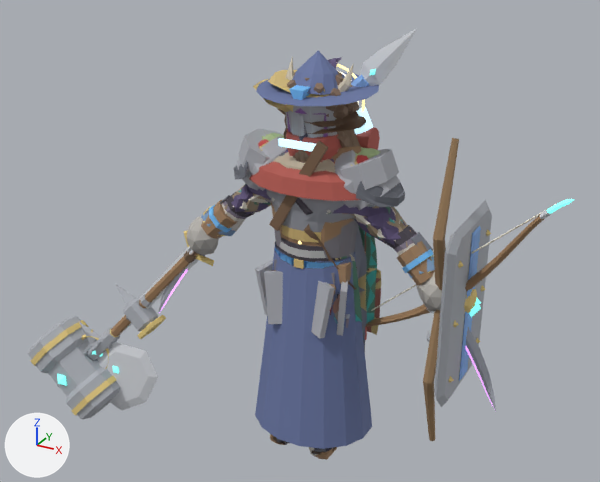
An edit to the Blender file art/creator/humanoid_slim/humanoid_slim_masculine.blend, drawn before and after from the same camera.
The view is the same before and after, from a 50 mm lens placed at (1.7, -3.23, 2.72), pointed at (-0.16, 0.14, 1.03). The axes (+X, +Y, +Z) are drawn at lower left. The lights are the same throughout. The older version comes first.

Script lines for the objects in view, before the commit:
```python
me_part_head_wide_hat = bpy.data.meshes.new('part.head.wide_hat')
me_part_head_wide_hat.from_pydata(...)  # 57 vertices, 43 faces; spans x -0.265..0.276, y -0.252..0.276, z 1.838..2.019
me_part_head_wide_hat.materials.append(mat_cloth)
me_part_shoulders_slabs = bpy.data.meshes.new('part.shoulders.slabs')
me_part_shoulders_slabs.from_pydata(...)  # 64 vertices, 40 faces; spans x -0.396..0.396, y -0.125..0.145, z 1.334..1.605
me_part_shoulders_slabs.materials.append(mat_metal)
me_part_weapon_maul = bpy.data.meshes.new('part.weapon.maul')
me_part_weapon_maul.from_pydata(...)  # 200 vertices, 166 faces; spans x -1.837..-0.447, y -0.304..0.088, z -0.298..1.191
# faces by material slot: [24, 126, 16]
me_part_weapon_maul.materials.append(mat_cloth)
me_part_weapon_maul.materials.append(mat_metal)
me_part_weapon_maul.materials.append(mat_emissive)
ob_part_head_wide_hat = bpy.data.objects.new('part.head.wide_hat', me_part_head_wide_hat)
ob_part_head_wide_hat.location = (0.0, 0.0, 0.0)
ob_part_shoulders_slabs = bpy.data.objects.new('part.shoulders.slabs', me_part_shoulders_slabs)
ob_part_shoulders_slabs.location = (0.0, 0.0, 0.0)
ob_part_weapon_maul = bpy.data.objects.new('part.weapon.maul', me_part_weapon_maul)
ob_part_weapon_maul.location = (0.0, 0.0, 0.0)
# also in view: 'part.offhand.shadow_blade' at (0.78, 0.0, 0.75); 'part.offhand.tower_shield' at (0.73, 0.02, 0.96); 'part.torso.shadow_jerkin' at (0.0, -0.01, 1.31); 'part.arms.bracers' at (0.0, 0.0, 1.13); 'part.shoulders.ranger_cloak' at (0.09, 0.04, 1.16)
```
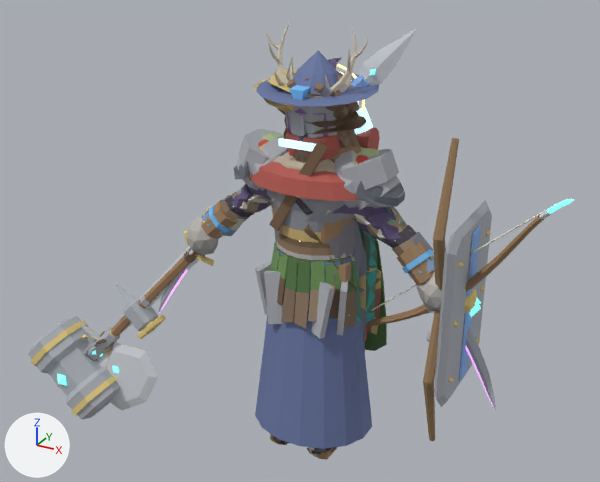
What differs and where, as boxes [x1, y1, x2, y2] in the pictures (600 x 482 px):
'part.waist.bark_kilt', added: after [264, 232, 360, 329]
    faces in mat_cloth: [264, 232, 360, 329]
    faces in mat_accent: [275, 239, 347, 260]
'part.head.cairn_antlers', added: after [266, 23, 368, 96]
'part.back.moss_cloak', added (green): after [365, 238, 387, 351]
'part.arms.bark_bracers', added: after [220, 196, 419, 256]
'part.weapon.warden_staff', added: after [94, 253, 198, 353]
    faces in mat_cloth: [94, 253, 198, 353]

Edits to the bpy script that builds the scene:
```text
Add me_part_weapon_warden_staff:
    me_part_weapon_warden_staff.from_pydata(...)  # 330 vertices, 326 faces; spans x -1.416..-0.203, y -0.138..0.095, z 0.13..1.455
    # faces by material slot: [310, 16]
    me_part_weapon_warden_staff.materials.append(mat_cloth)
    me_part_weapon_warden_staff.materials.append(mat_emissive)
Add me_part_waist_bark_kilt:
    me_part_waist_bark_kilt.from_pydata(...)  # 480 vertices, 416 faces; spans x -0.25..0.246, y -0.209..0.151, z 0.716..1.178
    # faces by material slot: [360, 56]
    me_part_waist_bark_kilt.materials.append(mat_cloth)
    me_part_waist_bark_kilt.materials.append(mat_accent)
Add me_part_head_cairn_antlers:
    me_part_head_cairn_antlers.from_pydata(...)  # 356 vertices, 376 faces; spans x -0.249..0.249, y -0.145..0.04, z 1.786..2.127
    # faces by material slot: [296, 80]
    me_part_head_cairn_antlers.materials.append(mat_cloth)
    me_part_head_cairn_antlers.materials.append(mat_emissive)
Add me_part_back_moss_cloak:
    me_part_back_moss_cloak.from_pydata(...)  # 296 vertices, 292 faces; spans x -0.328..0.324, y 0.112..0.217, z 0.476..1.553
    me_part_back_moss_cloak.materials.append(mat_cloth)
Add me_part_arms_bark_bracers:
    me_part_arms_bark_bracers.from_pydata(...)  # 480 vertices, 452 faces; spans x -0.616..0.617, y -0.049..0.113, z 1.047..1.278
    me_part_arms_bark_bracers.materials.append(mat_cloth)
Add ob_part_weapon_warden_staff:
    ob_part_weapon_warden_staff = bpy.data.objects.new('part.weapon.warden_staff', me_part_weapon_warden_staff)
    ob_part_weapon_warden_staff.location = (0.0, 0.0, 0.0)
Add ob_part_waist_bark_kilt:
    ob_part_waist_bark_kilt = bpy.data.objects.new('part.waist.bark_kilt', me_part_waist_bark_kilt)
    ob_part_waist_bark_kilt.location = (0.0, 0.0, 0.0)
Add ob_part_head_cairn_antlers:
    ob_part_head_cairn_antlers = bpy.data.objects.new('part.head.cairn_antlers', me_part_head_cairn_antlers)
    ob_part_head_cairn_antlers.location = (0.0, 0.0, 0.0)
Add ob_part_back_moss_cloak:
    ob_part_back_moss_cloak = bpy.data.objects.new('part.back.moss_cloak', me_part_back_moss_cloak)
    ob_part_back_moss_cloak.location = (0.0, 0.0, 0.0)
Add ob_part_arms_bark_bracers:
    ob_part_arms_bark_bracers = bpy.data.objects.new('part.arms.bark_bracers', me_part_arms_bark_bracers)
    ob_part_arms_bark_bracers.location = (0.0, 0.0, 0.0)
```
